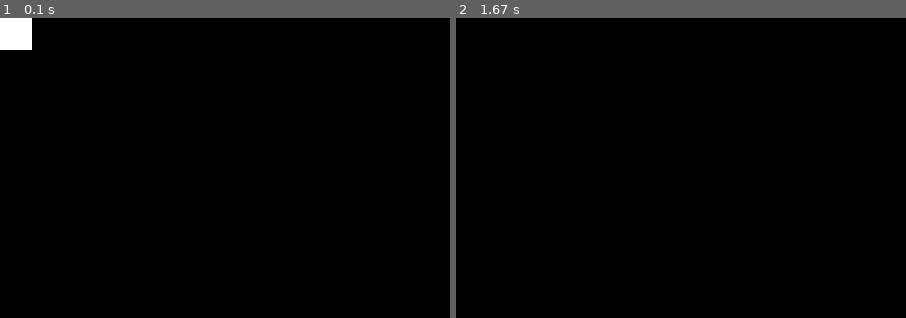
Above: before the commit, frames 1-2 (left to right).
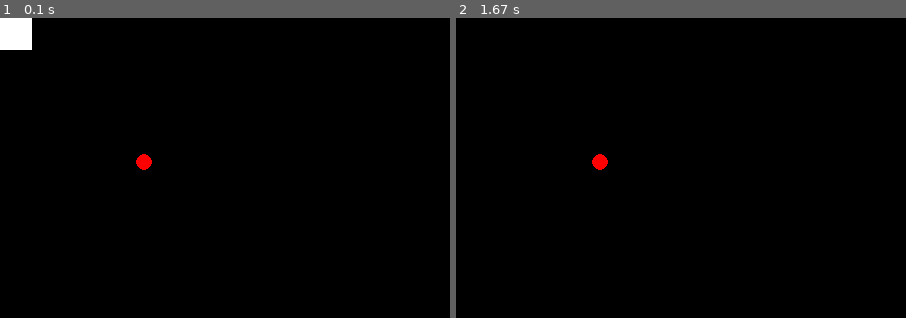
Above: after the commit, the same moments.

Repository: FoRVaiS/3522-assignment-1
Game: pygame game, started from src/cli.py
Same seed, same stepped clock (60 frames per second), same inputs: the game is played once before the commit and once after it.
Inputs:
- Up to frame 1 (0.1 s): no input
- Up to frame 2 (1.67 s): hold D 0.33-0.8 s
The pictures show only the part of the screen within x 0-50%, y 0-50%; the shares and areas given below are measured in that part.

The runs differ from the first frame. In frame 1, 0.1% of the frame differs, in the area x 30-34%, y 45-51%; in frame 2, 0.1%.

Commit message:
feat(objects): create food object

Diff:
--- a/src/Component.py
+++ b/src/Component.py
@@ -17,6 +17,14 @@
 
         # Draw the square on the screen with the specified color
         pygame.draw.rect(screen, (255, 255, 255), square_rect)
+
+
+class FoodSpriteComponent(Component):
+    def __init__(self, radius: int):
+        self.radius = radius
+
+    def draw(self, screen: pygame.Surface, x: int, y: int) -> None:
+        pygame.draw.circle(screen, (255, 0, 0), (x + self.radius * 2, y + self.radius * 2), radius=self.radius)
 
 
 class PositionComponent(Component):
--- a/src/Game.py
+++ b/src/Game.py
@@ -11,8 +11,8 @@
 from Window import Window
 from World import World
 from System import RenderingSystem, KeyboardInputSystem, MovementSystem, AiFollowSystem
-from Component import SnakeSpriteComponent, TransformComponent, PlayerControllerComponent, AiFollowComponent
-from GameObject import Snake
+from Component import SnakeSpriteComponent, FoodSpriteComponent, TransformComponent, PlayerControllerComponent, AiFollowComponent
+from GameObject import Snake, Food
 
 
 def current_milli_time() -> float:
@@ -49,7 +49,10 @@
         for segment in self.player.get_segments():
             self.world.add_game_object(segment)
 
-        self.rendering_system = RenderingSystem(screen, [[TransformComponent, SnakeSpriteComponent]])
+        self.food = Food(128, 128)
+        self.world.add_game_object(self.food)
+
+        self.rendering_system = RenderingSystem(screen, [[TransformComponent, SnakeSpriteComponent], [TransformComponent, FoodSpriteComponent]])
         self.keyboard_input_system = KeyboardInputSystem(self.pg_event_manager, [[PlayerControllerComponent, TransformComponent]])
         self.movement_system = MovementSystem(32, [[TransformComponent]])
         self.follow_system = AiFollowSystem([[AiFollowComponent, TransformComponent]])
--- a/src/GameObject.py
+++ b/src/GameObject.py
@@ -2,7 +2,7 @@
 from abc import ABC
 
 # Types
-from Component import Component, TransformComponent, AiFollowComponent, SnakeSpriteComponent
+from Component import Component, TransformComponent, AiFollowComponent, SnakeSpriteComponent, FoodSpriteComponent
 
 ComponentType = TypeVar("ComponentType", bound=Component)
 
@@ -65,3 +65,10 @@
 
     def get_segments(self) -> List[Entity]:
         return self._segments
+
+
+class Food(Entity):
+    def __init__(self, x: int, y: int) -> None:
+        super().__init__(x, y, 32, 32)
+        self.sprite_component = FoodSpriteComponent(8)
+        self.add_component(self.sprite_component)
--- a/src/System.py
+++ b/src/System.py
@@ -5,7 +5,7 @@
 
 from PygameEventManager import PygameEventManager
 from GameObject import GameObject
-from Component import Component, SnakeSpriteComponent, TransformComponent, PlayerControllerComponent, AiFollowComponent
+from Component import Component, SnakeSpriteComponent, FoodSpriteComponent, TransformComponent, PlayerControllerComponent, AiFollowComponent
 
 
 class System(ABC):
@@ -31,7 +31,7 @@
     def process(self, game_objects: List[GameObject]) -> None:
         for entity in self._filter_objects(game_objects):
             transform_component = entity.get_component(TransformComponent)
-            render_component = entity.get_component(SnakeSpriteComponent)
+            render_component = entity.get_component(SnakeSpriteComponent) or entity.get_component(FoodSpriteComponent)
 
             if transform_component and render_component:
                 x, y = transform_component.x, transform_component.y
